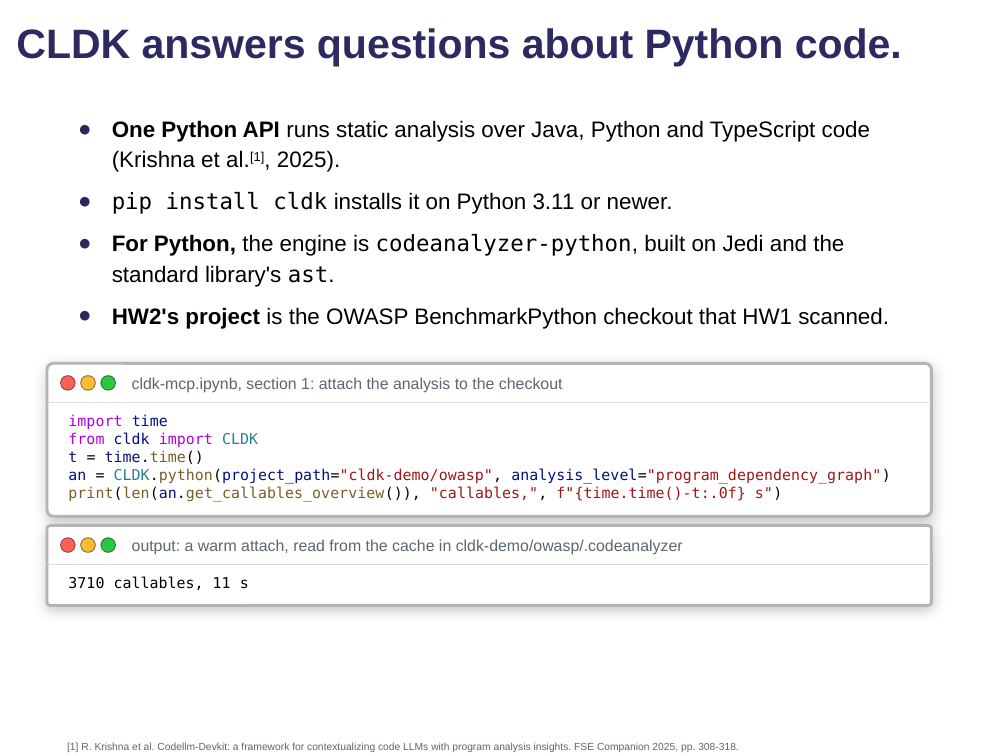
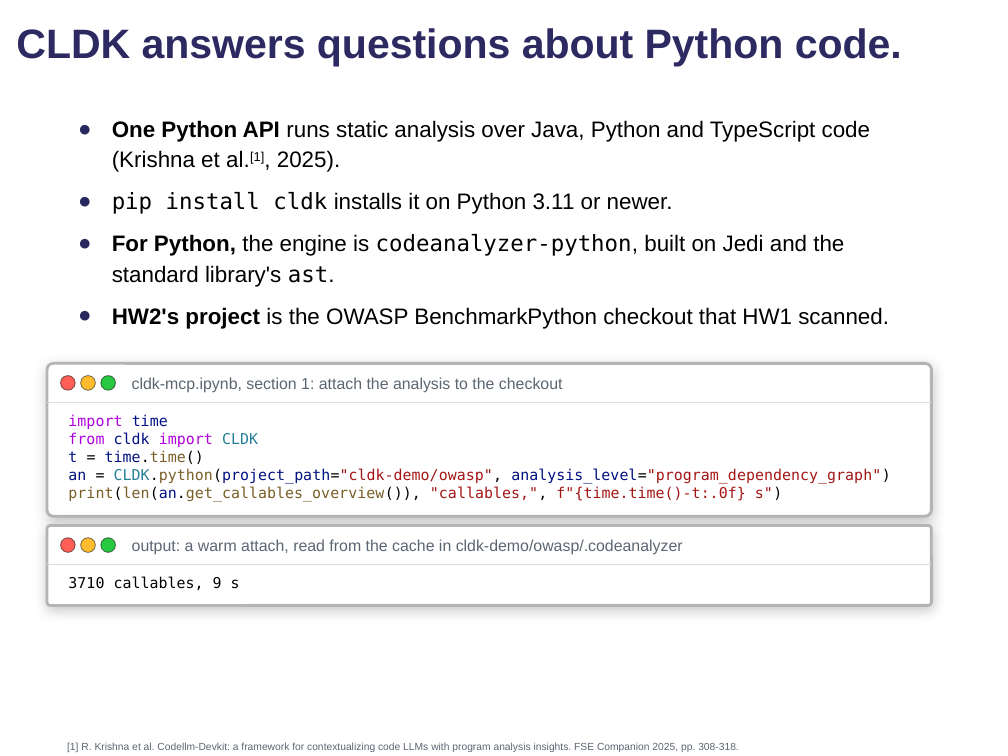
Before and after one commit to comse6998-019/lectures, a slide deck: slide 7 of lecture-6--2026-10-16/lecture6-hw2.pptx. Drawn at 1008x756 pixels with LibreOffice and Linux fonts; fonts in the diff are those of the drawing; background and template pictures are left out. Boxes give left, top, right and bottom in pixels: in the first picture for what was removed or moved away, otherwise in the second. Text is boxed around its words. In the diff, an @@ line names an element or a change of style, - is before the commit and + after.

```diff
--- a/lecture-6--2026-10-16/lecture6-hw2.pptx
+++ b/lecture-6--2026-10-16/lecture6-hw2.pptx
@@ text at bbox=[68, 576, 240, 590]: text changed @@
-3710 callables, 11 s
+3710 callables, 9 s
```
Also in this commit, not shown: 11 other slides changed, 9 other files.
